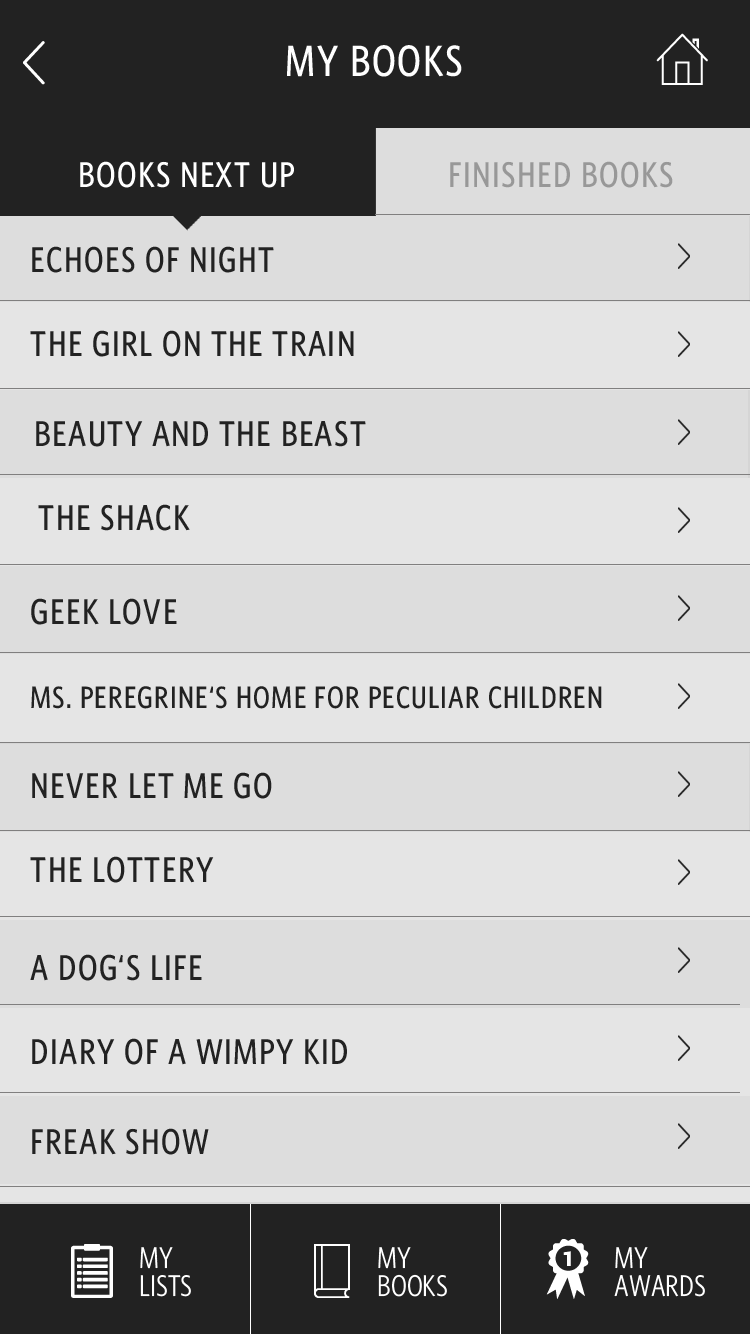
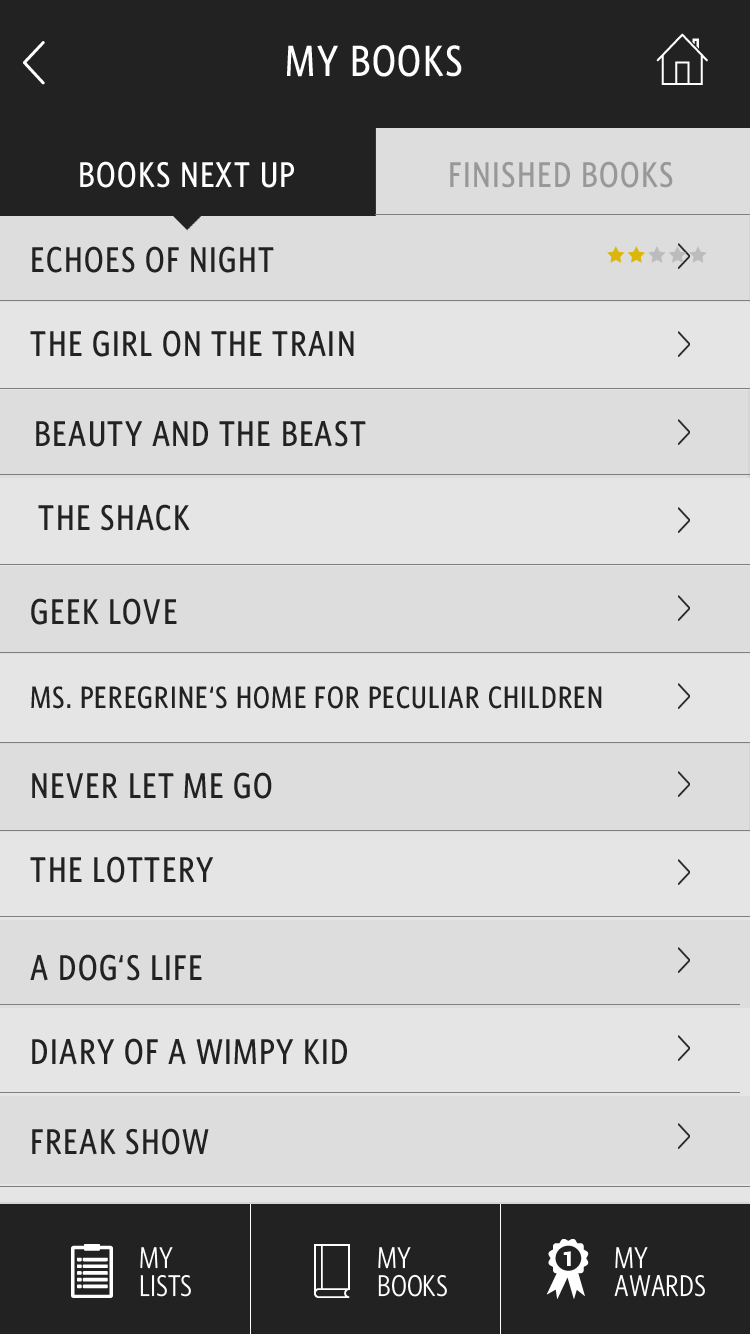
Layer changes from the first 750px x 1334px image to the second:
added layer "Layer 20" in group "My LIsts" over [607, 246, 625, 263]
added layer "Vector Smart Object copy 3" in group "My LIsts" over [627, 246, 645, 263]
added layer "Vector Smart Object copy 2" in group "My LIsts" over [648, 246, 666, 263]
added layer "Vector Smart Object copy" in group "My LIsts" over [669, 246, 686, 263]
added layer "Vector Smart Object" (1st of 4, in "My LIsts") in group "My LIsts" over [689, 246, 707, 263]
